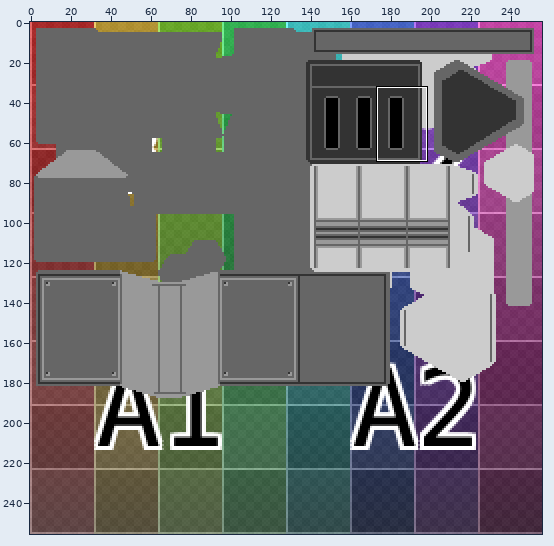
Two versions of one sprite sheet, source/scenes/parts/textures/tex_mgun0.png. The first picture is a wide view before the edit; the outline marks the close-up.
Close-up. As it was:
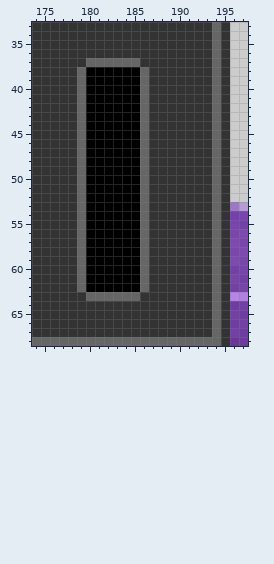
The file is 256x256 pixels. Shown: x 174..197, y 33..68. The commit also changed other parts of the picture, which this record leaves out.
And afterwards:
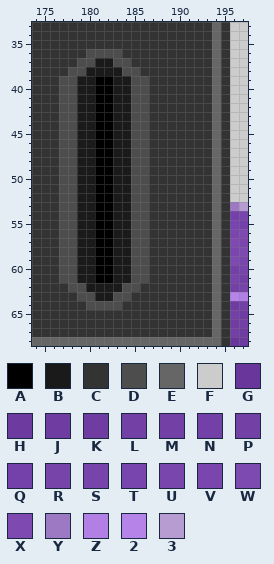
Palette (. is transparent): A #000000  B #1a1a1a  C #333333  D #4d4d4d  E #666666  F #cccccc  G #69379b  H #6d3b9f  J #6f3da1  K #6f3da2  L #7340a6  M #7341a5  N #7340a7  P #7341a6  Q #7440a9  R #7744aa  S #7744ab  T #7844ad  U #7946ad  V #7a46ae  W #7d4ab1  X #7e4ab2  Y #9d78c3  Z #b27fe5  2 #b683e9  3 #b79cd2
Diff:
y 36: x 180..183 CCCC -> DDDD
y 37: x 179..185 CEEEEEE -> DDBBDDC
y 38: x 178..186 CEAAAAAAE -> DDBBBBDDC
y 39..61: x 177..180 CCEA -> DDBB; x 183..186 AAAE -> BBDD
y 62: x 178..186 CEAAAAAAE -> DDBBBBDDC
y 63: x 179..185 CEEEEEE -> DDBBDDC
y 64: x 180..183 CCCC -> DDDD
Changed places in both close-ups, as pixel boxes (x1, y1, x2, y2):
changed: (59, 49, 149, 310)
